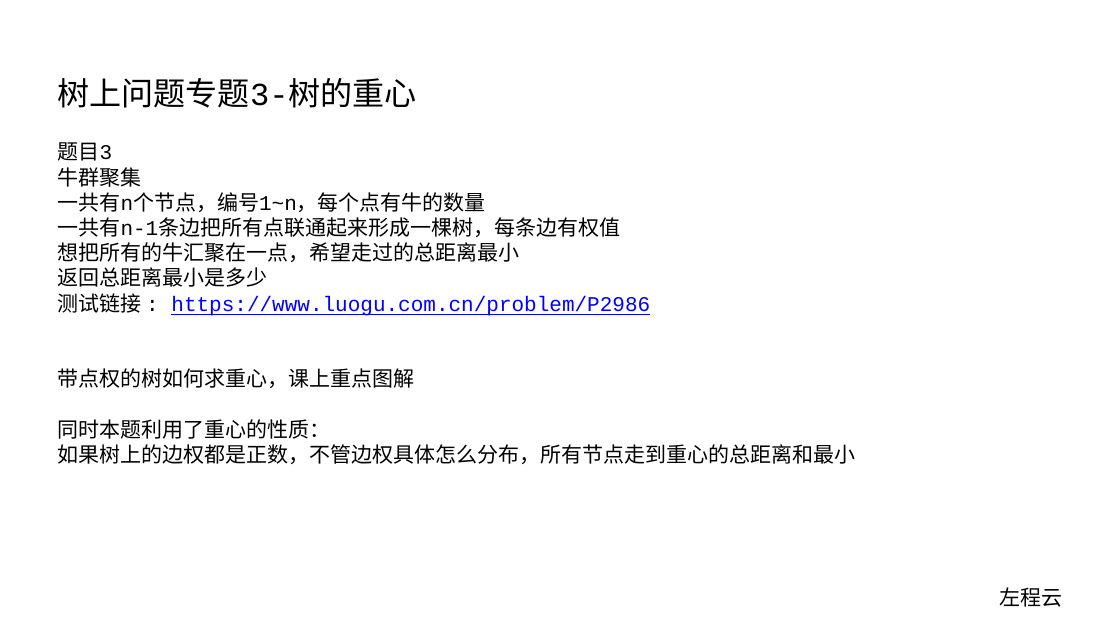
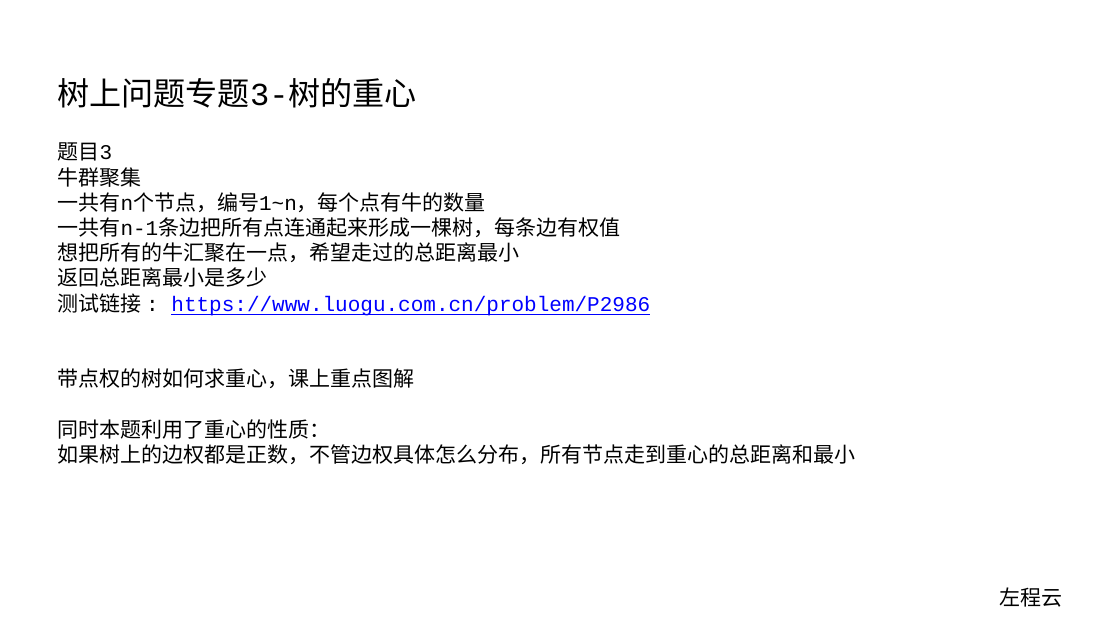
Before and after one commit to algorithmzuo/algorithm-journey, a slide deck: slide 5 of ppt/算法讲解120【扩展】树上问题专题3-树的重心.pptx. Drawn at 1120x630 pixels with LibreOffice and Linux fonts; fonts in the diff are those of the drawing. Boxes give left, top, right and bottom in pixels: in the first picture for what was removed or moved away, otherwise in the second. Text is boxed around its words. In the diff, an @@ line names an element or a change of style, - is before the commit and + after.

```diff
--- a/ppt/算法讲解120【扩展】树上问题专题3-树的重心.pptx
+++ b/ppt/算法讲解120【扩展】树上问题专题3-树的重心.pptx
@@ text at [58,217,621,237]: text changed @@
-一共有n-1条边把所有点联通起来形成一棵树，每条边有权值
+一共有n-1条边把所有点连通起来形成一棵树，每条边有权值
```
Also in this commit, not shown: 15 other files.
